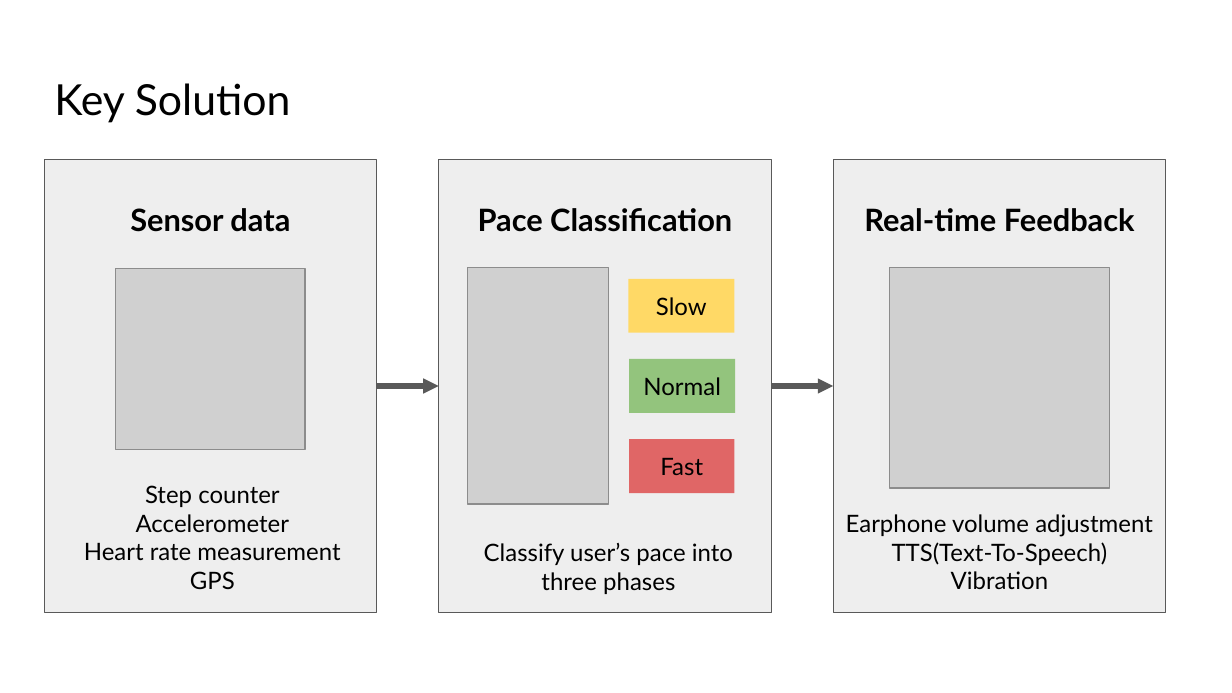
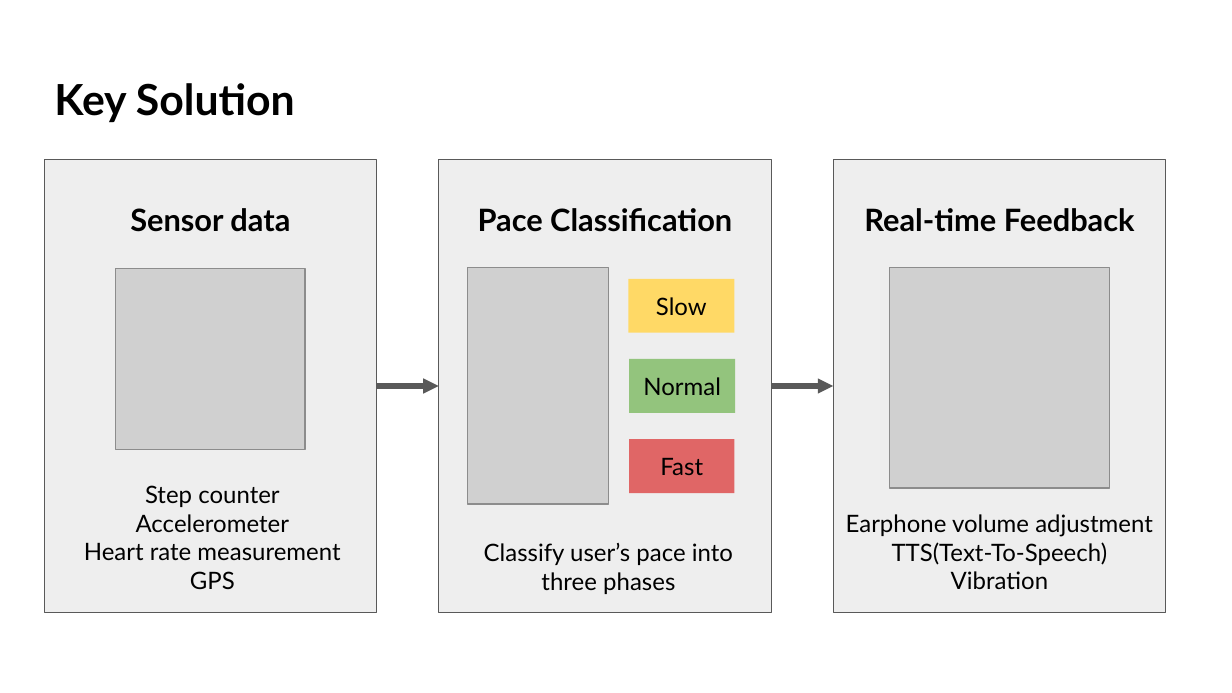
Before and after one commit to crazyboy9103/2021_2_MCA_team7, a slide deck: slide 5 of Project Proposal.pptx. Drawn at 1232x693 pixels with LibreOffice and Linux fonts; fonts in the diff are those of the drawing; grey boxes stand for pictures. Boxes give left, top, right and bottom in pixels: in the first picture for what was removed or moved away, otherwise in the second. Text is boxed around its words. In the diff, an @@ line names an element or a change of style, - is before the commit and + after.

```diff
--- a/Project Proposal.pptx
+++ b/Project Proposal.pptx
@@ title "Key Solution" at [54,83,295,123]: bold on @@
```
Also in this commit, not shown: 11 other slides changed, 2 slides added, 1 slide removed, 1 other file.
